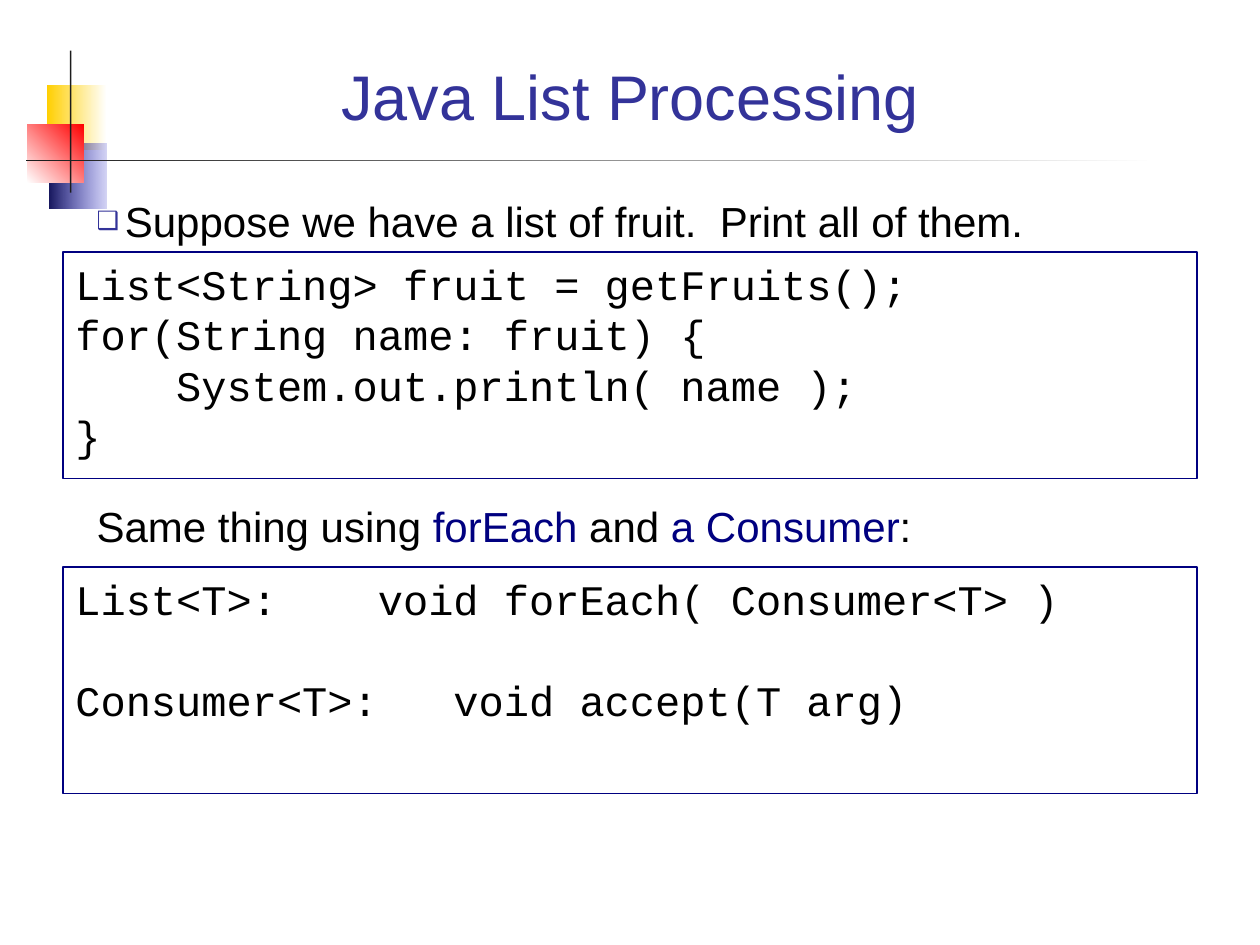
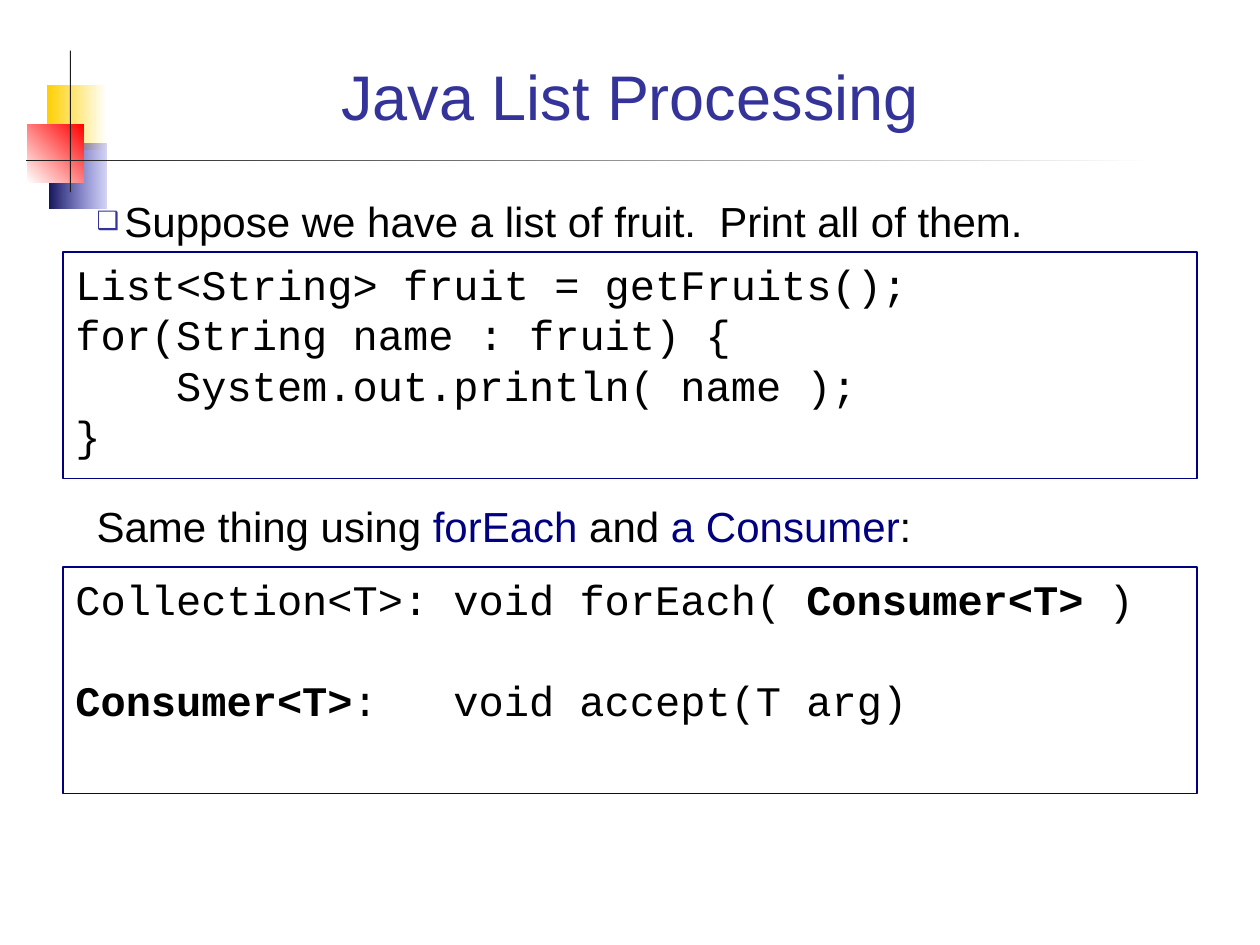
Before and after one commit to skeoop/skeoop.github.io, a slide deck: slide 4 of week14/Streams.ppt. Drawn at 1260x945 pixels with LibreOffice and Linux fonts; fonts in the diff are those of the drawing. Boxes give left, top, right and bottom in pixels: in the first picture for what was removed or moved away, otherwise in the second. Text is boxed around its words. In the diff, an @@ line names an element or a change of style, - is before the commit and + after.

```diff
--- a/week14/Streams.ppt
+++ b/week14/Streams.ppt
@@ text in rectangle at [75, 320, 680, 359]: spaces changed @@
-for(String name: fruit) {
+for(String name : fruit) {
@@ text in rectangle at [75, 584, 1083, 624]: text changed @@
-List<T>: void forEach( Consumer<T> )
+Collection<T>: void forEach( Consumer<T> )
@@ text in rectangle at [75, 685, 907, 725]: bold on in "Consumer<T>:" @@
```
Also in this commit, not shown: 9 other slides changed, 6 slides added, 2 other files.
